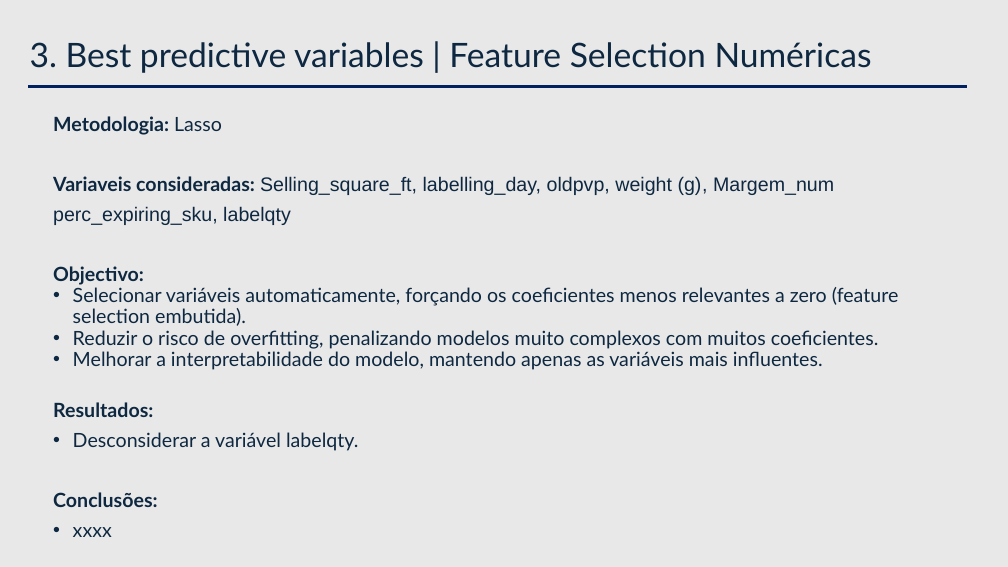
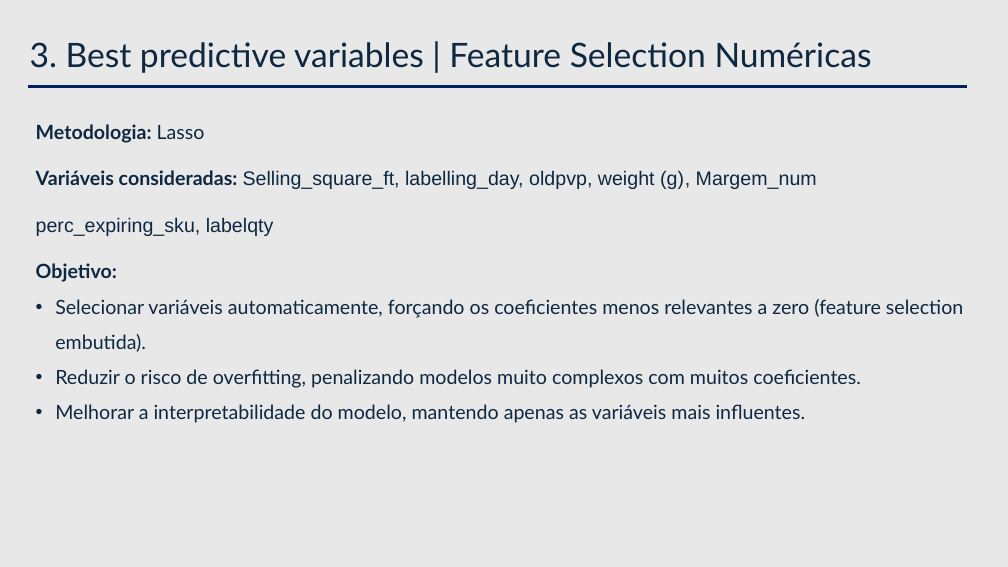
Before and after one commit to andreiacampos98/datascience_course, a slide deck: slide 24 of 10_applied/2024 EDIT LTP__PraticalCase/LTP_PraticalCase Dataset/Case Study __.pptx. Drawn at 1008x567 pixels with LibreOffice and Linux fonts; fonts in the diff are those of the drawing. Boxes give left, top, right and bottom in pixels: in the first picture for what was removed or moved away, otherwise in the second. Text is boxed around its words. In the diff, an @@ line names an element or a change of style, - is before the commit and + after.

```diff
--- a/10_applied/2024 EDIT LTP__PraticalCase/LTP_PraticalCase Dataset/Case Study __.pptx
+++ b/10_applied/2024 EDIT LTP__PraticalCase/LTP_PraticalCase Dataset/Case Study __.pptx
@@ text "Metodologia: Lasso": place and size @@
-text "Metodologia: Lasso" at bbox=[53, 116, 899, 537]
+text "Metodologia: Lasso" at bbox=[36, 124, 963, 423]
@@ text at bbox=[36, 124, 963, 423]: line spacing 0.8 to 1.5; line spacing 0.9 to 1.5 @@
@@ text at bbox=[36, 170, 817, 189]: text changed @@
-Variaveis consideradas: Selling_square_ft, labelling_day, oldpvp, weight (g), Margem_num
+Variáveis consideradas: Selling_square_ft, labelling_day, oldpvp, weight (g), Margem_num
@@ text at bbox=[36, 263, 117, 282]: text changed @@
-Objectivo:
+Objetivo:
@@ text at bbox=[53, 402, 358, 537]: paragraphs removed @@
-Resultados:
-• Desconsiderar a variável labelqty.
-Conclusões:
-• xxxx
```
Also in this commit, not shown: 16 other slides changed, 1 slide added, 1 other file.
